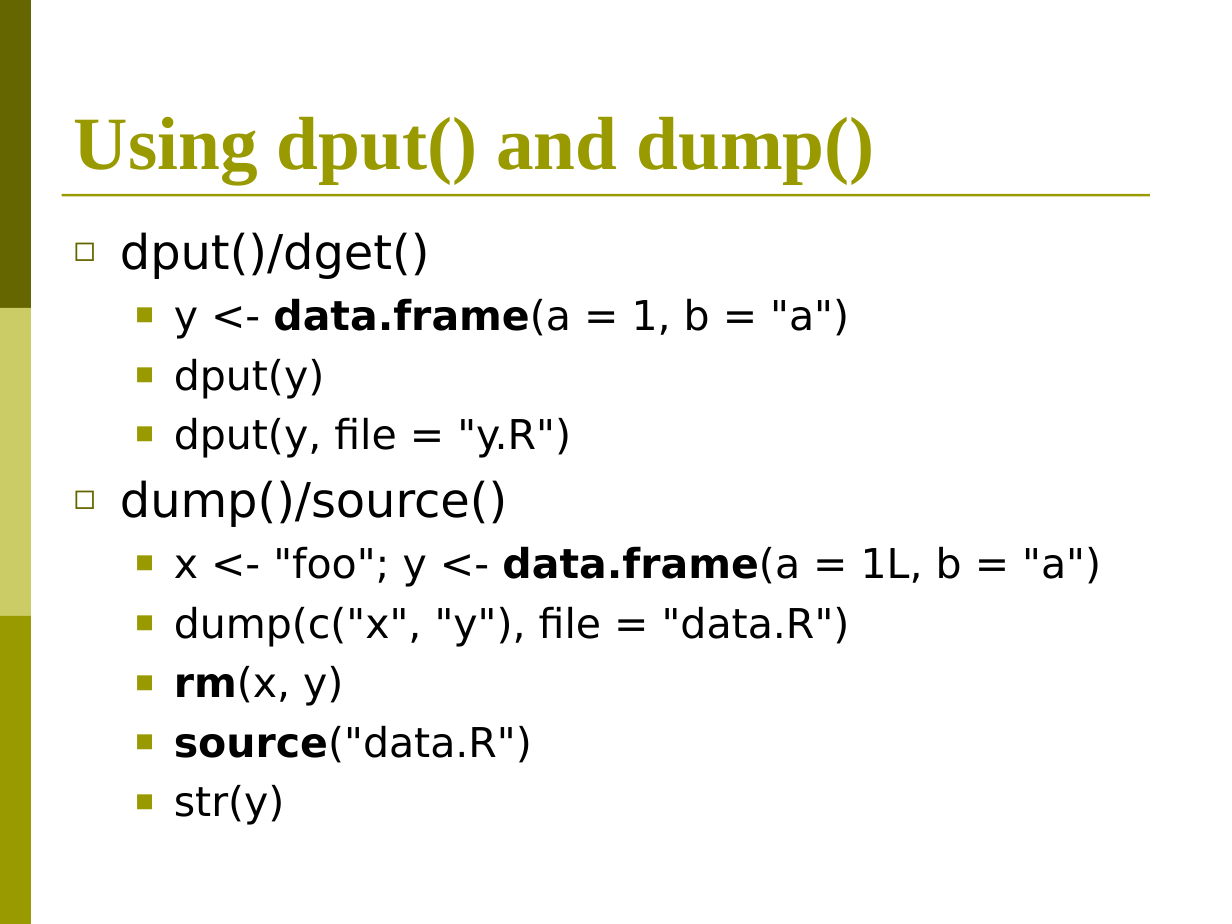
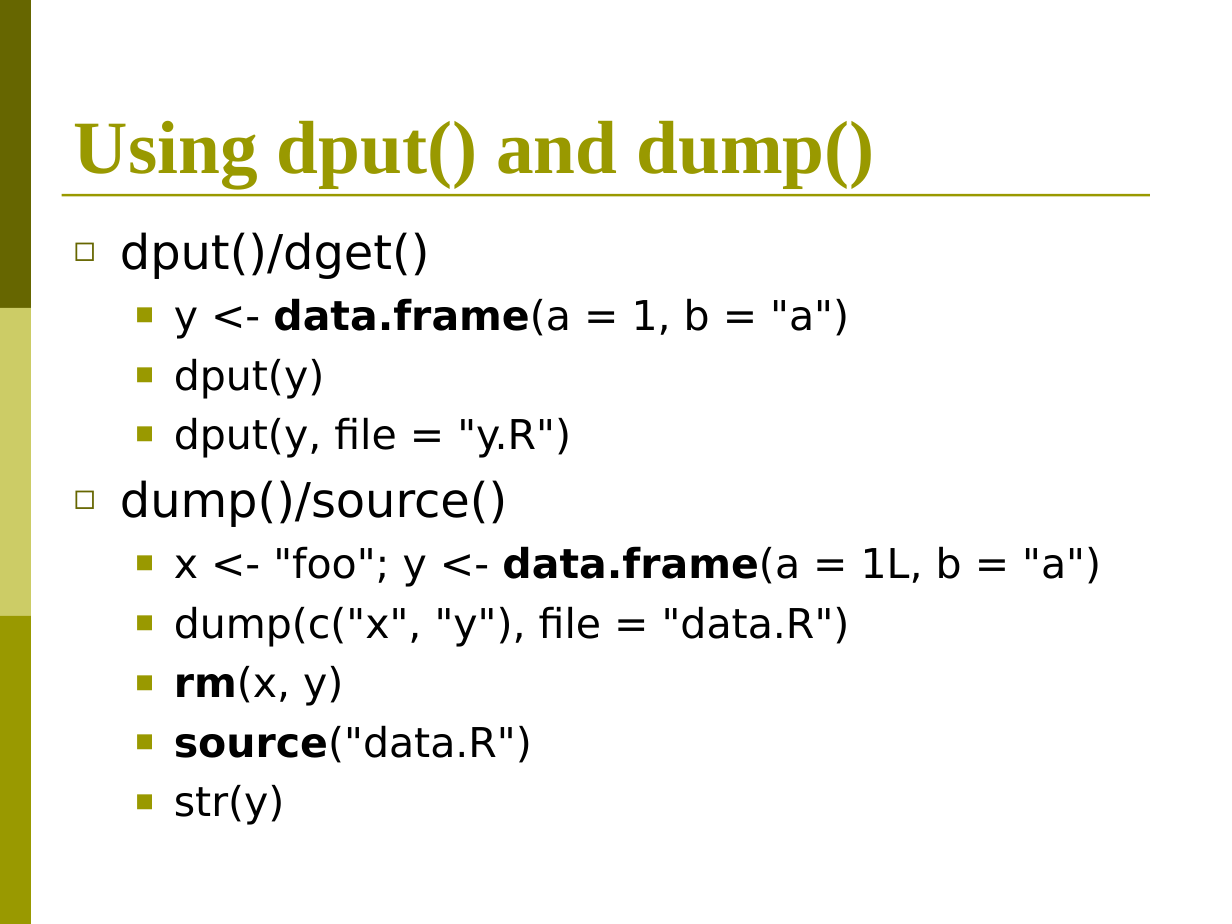
Before and after one commit to ankitchaudhary23/CS636_DataAnalytics_R, a slide deck: slide 5 of week_2/W2S16_GetDataIn_Out.ppt. Drawn at 1232x924 pixels with LibreOffice and Linux fonts; fonts in the diff are those of the drawing. Boxes give left, top, right and bottom in pixels: in the first picture for what was removed or moved away, otherwise in the second. Text is boxed around its words. In the diff, an @@ line names an element or a change of style, - is before the commit and + after.

```diff
--- a/week_2/W2S16_GetDataIn_Out.ppt
+++ b/week_2/W2S16_GetDataIn_Out.ppt
@@ title "Using dput() and dump()" moved from (x1=74, y1=116, x2=874, y2=184) to (x1=74, y1=120, x2=874, y2=188) @@
```
Also in this commit, not shown: 1 other slide changed, 21 other files.
